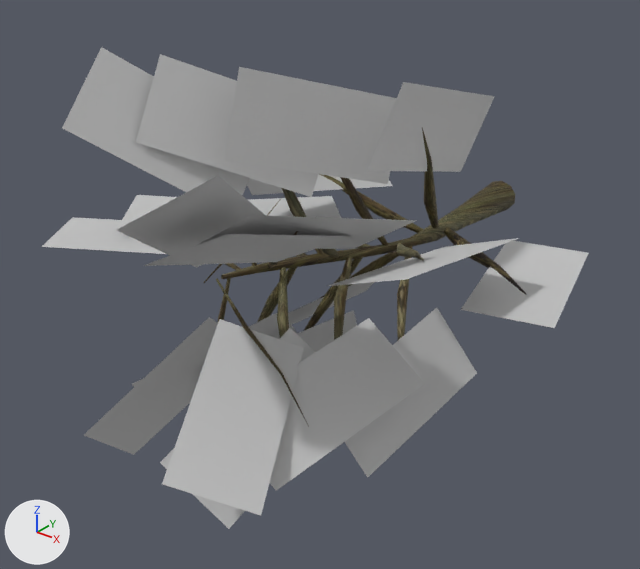
One commit to the OBJ model jcrpg/data/models/tree/great_succ_bb3_e.obj: the scene before it, then after it.
One viewpoint serves both versions: a 50 mm camera at (3.11, -6.22, 2.5) aimed at (-0.38, -1.86, -0.21). Every picture has the same lights, and +X, +Y and +Z are marked at lower left. Where no turn or scale is listed for an object, it has been applied to the vertices. Vertices at the same position are counted once.

Names of what the first picture shows: 'plant_pmat1', 'plant_pmat2', 'plant_pmat3'.
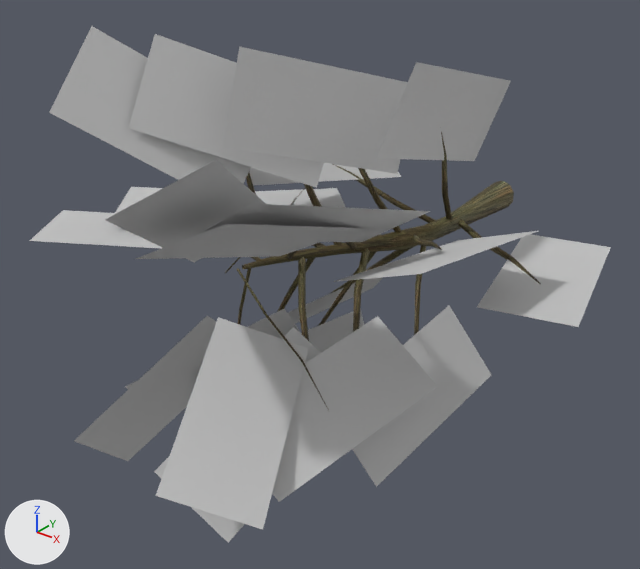
What differs and where, as boxes (x1, y1, x2, y2) in the pictures (640 x 569 px; the box of a moved part takes in the faces that stretch with it):
'plant_pmat3', mesh rescaled (6% wider, 7% taller)
    before: (42, 47, 589, 529)
    after: (30, 26, 611, 543)
'plant_pmat2', reshaped (6% shorter)
    before: (204, 128, 526, 426)
    after: (225, 132, 541, 412)
'plant_pmat1', reshaped (7% narrower, 10% shorter)
    before: (221, 181, 515, 279)
    after: (242, 181, 514, 269)
part 2 of me_plant_pmat2, rebuilt
    before: (444, 227, 526, 295)
    after: (458, 219, 541, 284)
part 3 of me_plant_pmat2, rebuilt
    before: (397, 246, 412, 340)
    after: (414, 246, 426, 335)
part 4 of me_plant_pmat2, rebuilt
    before: (304, 257, 363, 330)
    after: (318, 252, 376, 326)
part 5 of me_plant_pmat2, rebuilt
    before: (422, 128, 439, 228)
    after: (441, 132, 453, 221)
part 6 of me_plant_pmat2, rebuilt (11% wider, 11% shorter)
    before: (397, 243, 424, 261)
    after: (412, 234, 442, 250)
part 7 of me_plant_pmat2, rebuilt
    before: (334, 256, 352, 340)
    after: (353, 248, 370, 332)
part 8 of me_plant_pmat2, rebuilt
    before: (320, 174, 423, 233)
    after: (333, 164, 435, 223)
part 9 of me_plant_pmat2, rebuilt (10% narrower)
    before: (340, 177, 389, 245)
    after: (358, 168, 402, 233)
part 10 of me_plant_pmat2, rebuilt
    before: (322, 249, 339, 258)
    after: (345, 242, 357, 250)
part 11 of me_plant_pmat2, rebuilt
    before: (277, 267, 289, 338)
    after: (298, 257, 309, 341)
part 12 of me_plant_pmat2, rebuilt
    before: (319, 246, 413, 299)
    after: (331, 246, 415, 293)
part 13 of me_plant_pmat2, rebuilt
    before: (267, 231, 298, 269)
    after: (286, 251, 296, 260)
part 14 of me_plant_pmat2, deleted
    before: (204, 195, 284, 283)
part 15 of me_plant_pmat2, deleted
    before: (218, 278, 231, 322)
part 16 of me_plant_pmat2, deleted
    before: (216, 278, 309, 426)
part 17 of me_plant_pmat2, moved or reshaped
    before: (225, 188, 370, 322)
    after: (225, 172, 379, 412)

The change, as a diff of the scene's bpy script:
```diff
--- a/jcrpg/data/models/tree/great_succ_bb3_e.obj.py
+++ b/jcrpg/data/models/tree/great_succ_bb3_e.obj.py
@@ me_plant_pmat1 @@
-me_plant_pmat1.from_pydata(...)  # 101 vertices, 90 faces; spans x -0.73..0.13, y -2.74..0.02, z -0.12..0.12
+me_plant_pmat1.from_pydata(...)  # 101 vertices, 90 faces; spans x -0.73..0.1, y -2.54..0.04, z -0.12..0.12
+# me_plant_pmat1 part 1: 101 of 101 vertices moved; they spanned x -0.73..0.13, y -2.74..0.02, z -0.12..0.12 and now span x -0.73..0.1, y -2.54..0.04, z -0.12..0.12; mean shift (0.0, 0.18, 0.0); largest move (-0.14, -1.45, -0.01) -> (-0.17, -1.25, -0.02)
 me_plant_pmat1.materials.append(mat_pmat1_bark_j_jpg)
@@ me_plant_pmat2 @@
-me_plant_pmat2.from_pydata(...)  # 672 vertices, 504 faces; spans x -1.78..1.01, y -2.83..-0.85, z -1.13..1.08
+me_plant_pmat2.from_pydata(...)  # 336 vertices, 252 faces; spans x -1.78..1.01, y -2.63..-0.64, z -1.13..1.08
+# me_plant_pmat2 part 2: the loose piece of 32 vertices spanning x -0.01..1.01, y -1.5..-0.85, z -0.05..0.05 is rebuilt with 16 vertices and now spans x -0.02..1.01, y -1.31..-0.64, z -0.03..0.03
+# me_plant_pmat2 part 3: the loose piece of 32 vertices spanning x -0.05..0.35, y -1.97..-1.24, z -0.87..0.01 is rebuilt with 16 vertices and now spans x -0.06..0.34, y -1.77..-1.03, z -0.87..0.01
+# me_plant_pmat2 part 4: the loose piece of 32 vertices spanning x -0.73..-0.18, y -1.96..-1.59, z -1.0..0.01 is rebuilt with 16 vertices and now spans x -0.73..-0.17, y -1.77..-1.39, z -1.0..0.01
+# me_plant_pmat2 part 5: the loose piece of 32 vertices spanning x -0.02..0.22, y -1.59..-0.95, z -0.01..0.99 is rebuilt with 16 vertices and now spans x -0.03..0.22, y -1.39..-0.74, z -0.02..0.99
+# me_plant_pmat2 part 6: the loose piece of 32 vertices spanning x -0.08..0.66, y -2.2..-1.33, z -0.02..0.39 is rebuilt with 16 vertices and now spans x -0.09..0.66, y -2.0..-1.13, z -0.02..0.39
+# me_plant_pmat2 part 7: the loose piece of 32 vertices spanning x -0.26..0.26, y -2.57..-1.68, z -0.62..0.02 is rebuilt with 16 vertices and now spans x -0.26..0.26, y -2.37..-1.48, z -0.62..0.02
+# me_plant_pmat2 part 8: the loose piece of 32 vertices spanning x -0.92..0.01, y -1.59..-1.04, z -0.02..0.55 is rebuilt with 16 vertices and now spans x -0.92..0.01, y -1.39..-0.84, z -0.02..0.55
+# me_plant_pmat2 part 9: the loose piece of 32 vertices spanning x -0.47..-0.09, y -1.94..-1.42, z -0.01..1.01 is rebuilt with 16 vertices and now spans x -0.47..-0.08, y -1.74..-1.22, z -0.01..1.01
+# me_plant_pmat2 part 10: the loose piece of 32 vertices spanning x -0.31..0.21, y -2.62..-1.76, z -0.02..0.67 is rebuilt with 16 vertices and now spans x -0.32..0.21, y -2.42..-1.56, z -0.02..0.67
+# me_plant_pmat2 part 11: the loose piece of 32 vertices spanning x -0.52..0.08, y -2.73..-2.09, z -0.83..0.01 is rebuilt with 16 vertices and now spans x -0.52..0.08, y -2.53..-1.89, z -0.83..0.02
+# me_plant_pmat2 part 12: the loose piece of 32 vertices spanning x -0.83..-0.01, y -1.65..-1.14, z -0.72..0.01 is rebuilt with 16 vertices and now spans x -0.83..0.0, y -1.45..-0.93, z -0.72..0.02
+# me_plant_pmat2 part 13: the loose piece of 32 vertices spanning x -0.56..0.23, y -2.81..-2.18, z -0.01..0.66 is rebuilt with 16 vertices and now spans x -0.56..0.23, y -2.62..-1.97, z -0.02..0.66
+# me_plant_pmat2 part 14: the loose piece of 32 vertices spanning x -0.71..0.12, y -2.79..-2.64, z 0.0..0.84 is deleted
+# me_plant_pmat2 part 15: the loose piece of 32 vertices spanning x -1.02..-0.65, y -2.47..-2.38, z -1.13..0.0 is deleted
+# me_plant_pmat2 part 16: the loose piece of 32 vertices spanning x -0.69..0.32, y -2.83..-2.55, z -0.58..0.01 is deleted
+# me_plant_pmat2 part 17: 192 vertices removed from x -1.78..-0.14, y -2.38..-1.5, z -1.03..1.08; 144 vertices added at x -1.78..0.32, y -2.63..-1.3, z -1.13..1.08
 me_plant_pmat2.materials.append(mat_pmat2_bark_j_jpg)
@@ me_plant_pmat3 @@
 me_plant_pmat3.from_pydata(...)  # 84 vertices, 21 faces; spans x -2.31..1.33, y -3.74..-0.63, z -1.5..1.43
+# me_plant_pmat3 part 18: the whole mesh is scaled about its middle by 1.08, then moved by (-0.04, 0.07, 0.0)
 me_plant_pmat3.materials.append(mat_pmat3)
```
